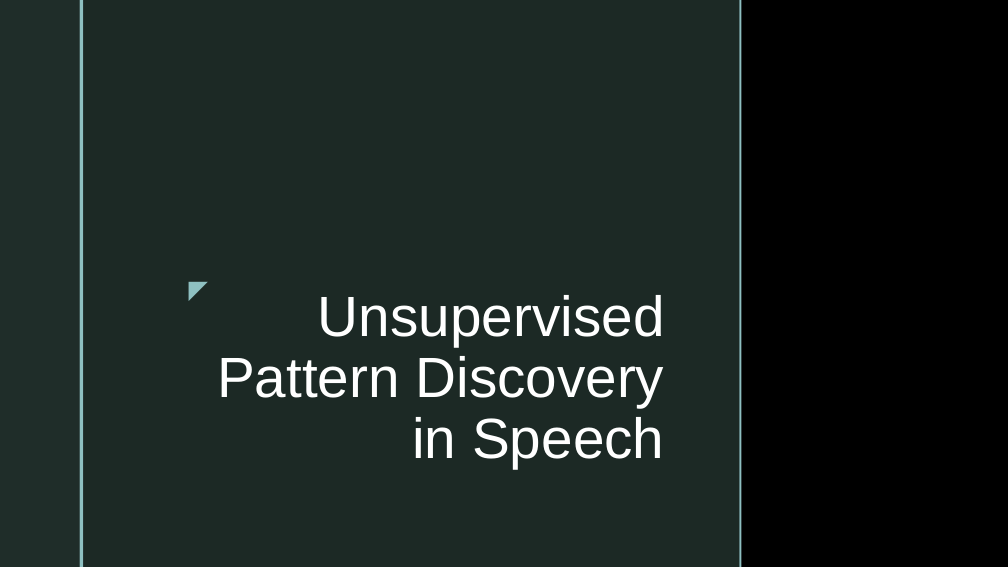
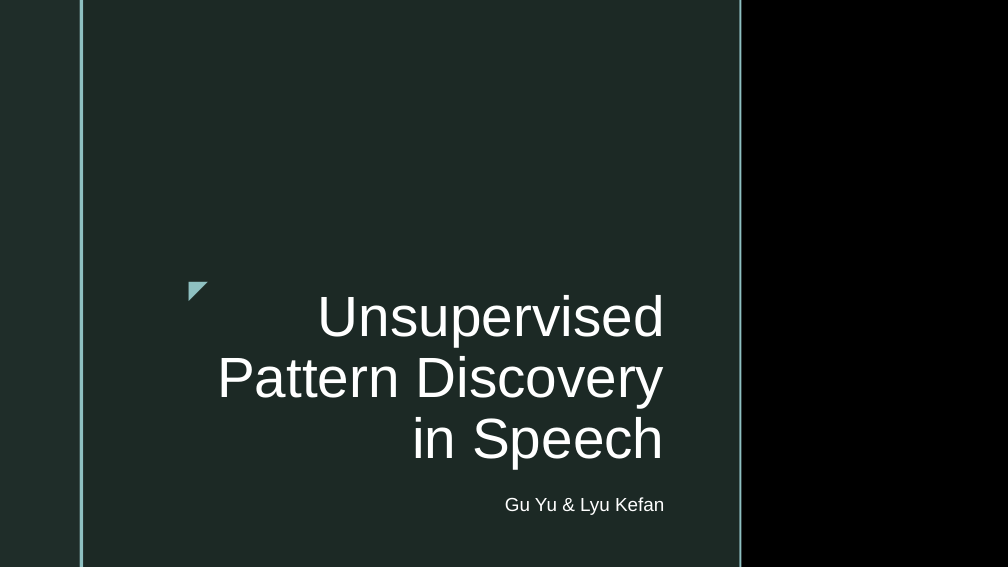
Before and after one commit to Crispher/Speech-Science, a slide deck: slide 1 of Unsupervised Pattern Discovery in Speech.pptx. Drawn at 1008x567 pixels with LibreOffice and Linux fonts; fonts in the diff are those of the drawing; background and template pictures are left out. Boxes give left, top, right and bottom in pixels: in the first picture for what was removed or moved away, otherwise in the second. Text is boxed around its words. In the diff, an @@ line names an element or a change of style, - is before the commit and + after.

```diff
--- a/Unsupervised Pattern Discovery in Speech.pptx
+++ b/Unsupervised Pattern Discovery in Speech.pptx
@@ subtitle added at box(505, 497, 664, 515), 18 pt, text #FFFFFF @@
+Gu Yu & Lyu Kefan
```
Also in this commit, not shown: 1 other slide changed, 6 slides added, 4 other files.
